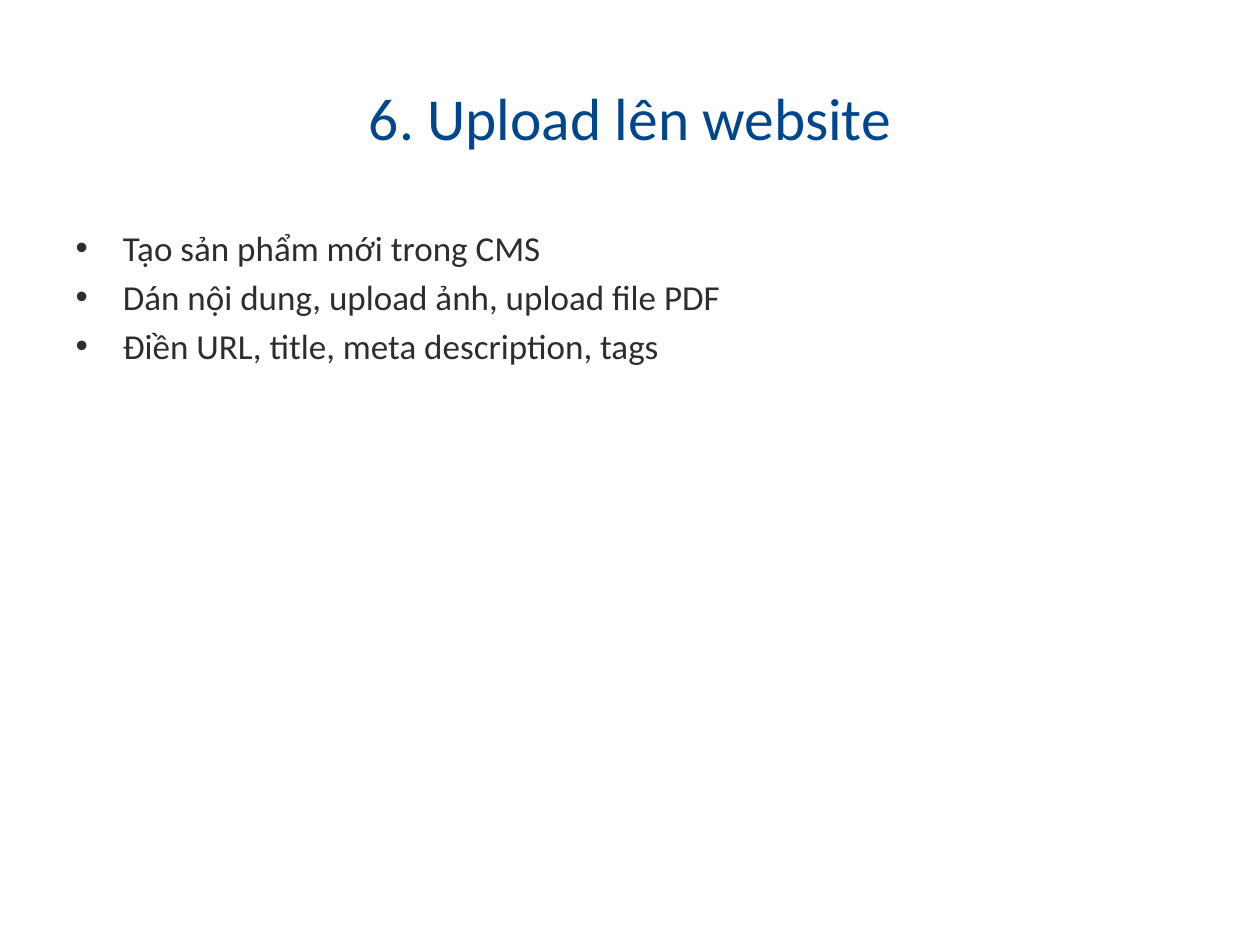
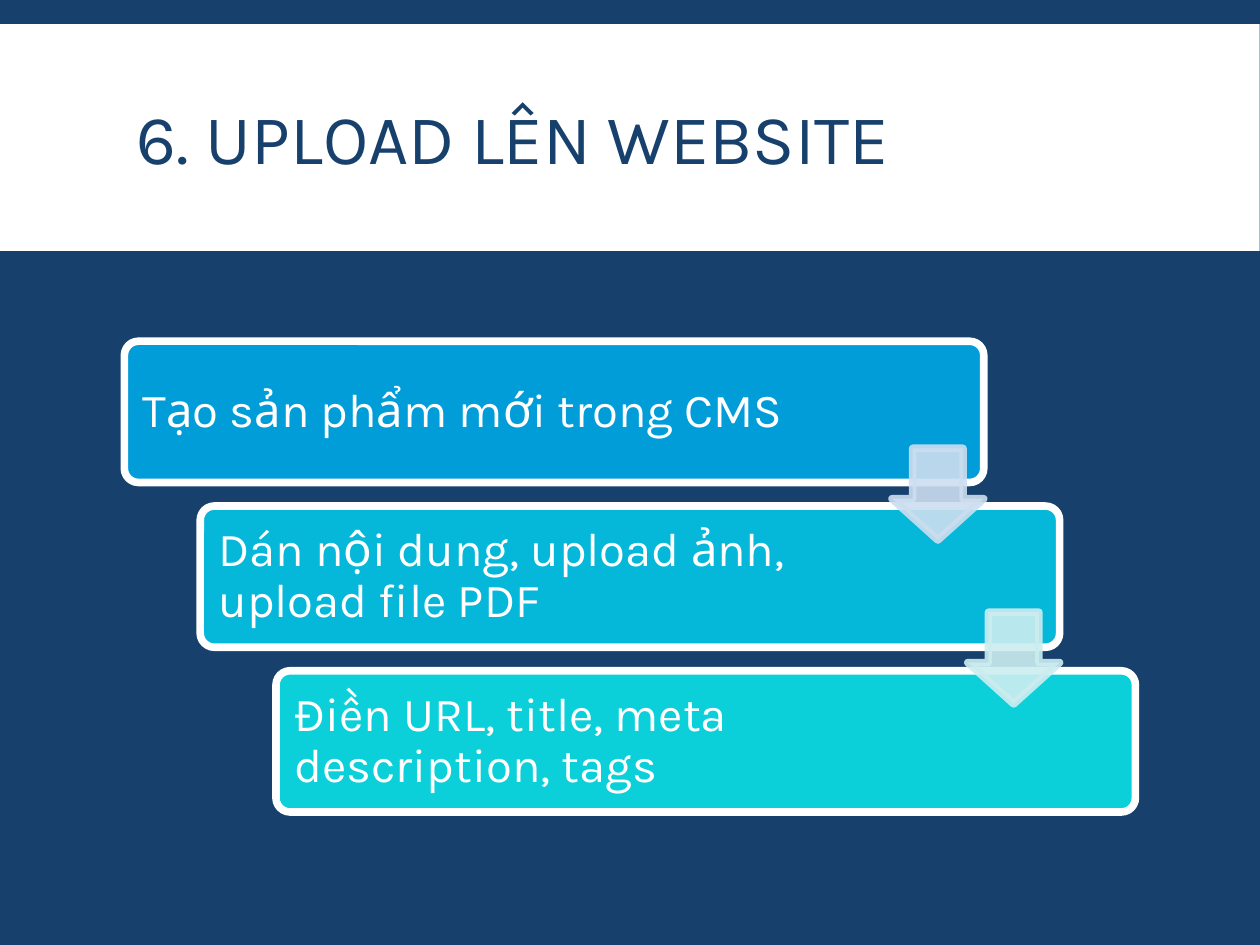
Before and after one commit to SokKimThanh/Yas-upload-hinh, a slide deck: slide 7 of Quy-trinh-upload-san-pham.pptx. Drawn at 1260x945 pixels with LibreOffice and Linux fonts; fonts in the diff are those of the drawing. Boxes give left, top, right and bottom in pixels: in the first picture for what was removed or moved away, otherwise in the second. Text is boxed around its words. In the diff, an @@ line names an element or a change of style, - is before the commit and + after.

```diff
--- a/Quy-trinh-upload-san-pham.pptx
+++ b/Quy-trinh-upload-san-pham.pptx
@@ background #FFFFFF to #17406D @@
@@ rectangle added at box(0, 24, 1260, 251), fill #FFFFFF @@
@@ title at box(137, 102, 890, 165): text changed; size 34 to 40 pt; font Calibri to Karla; text colour #00468C to #17406D @@
-6. Upload lên website
+6. UPLOAD LÊN WEBSITE
@@ text removed at box(123, 234, 720, 365) @@
-• Tạo sản phẩm mới trong CMS
-• Dán nội dung, upload ảnh, upload file PDF
-• Điền URL, title, meta description, tags
@@ group added at box(125, 341, 1135, 811): 3 rounded rectangles, 3 texts, 2 down arrows @@
+Tạo sản phẩm mới trong CMS
+Dán nội dung, upload ảnh, upload file PDF
+Điền URL, title, meta description, tags
```
Also in this commit, not shown: 7 other slides changed, 19 other files.
